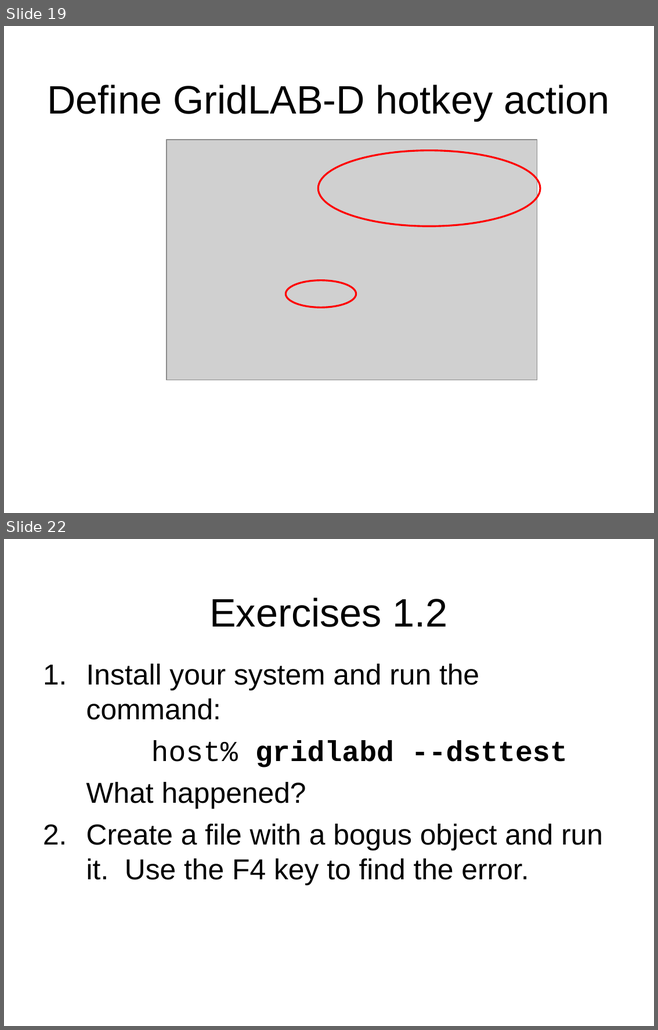
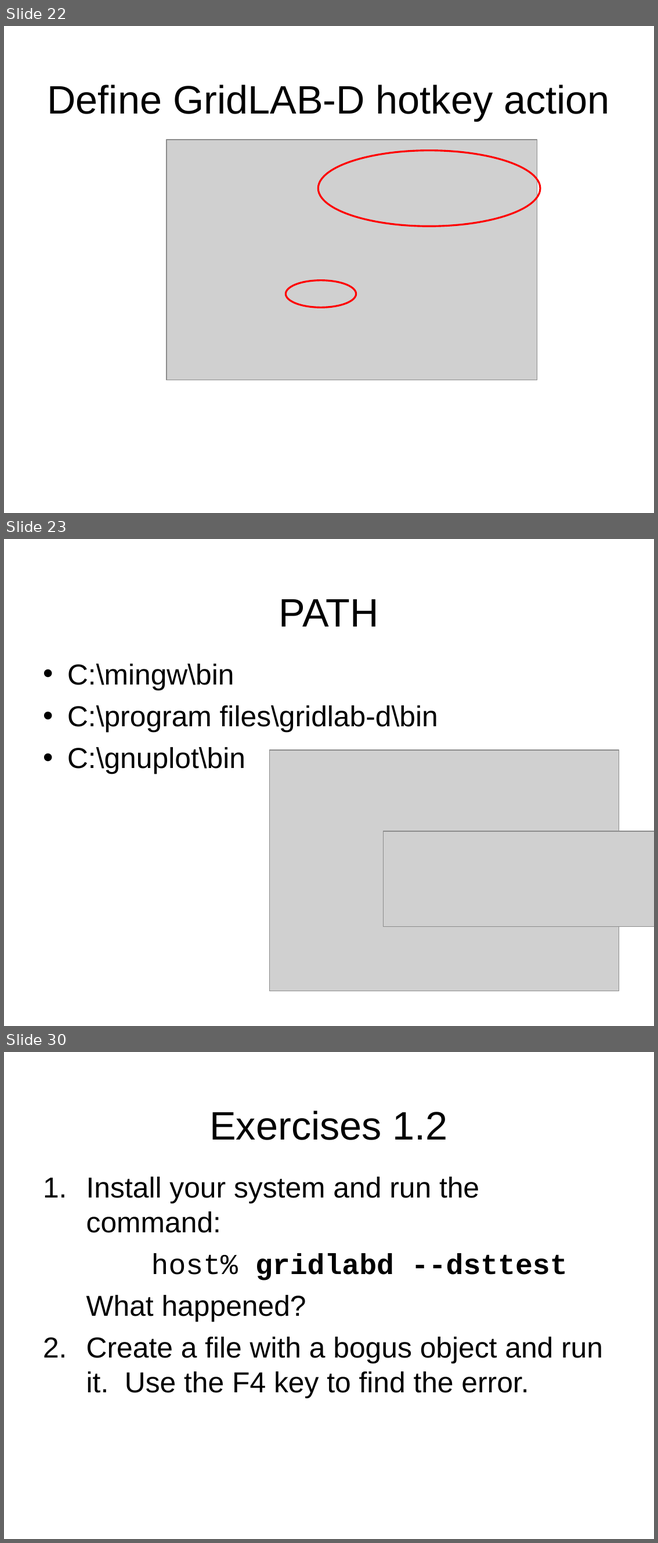
Before and after one commit to gridlab-d/course, a slide deck: 1.2 - Installing GridLAB-D.pps. Shown one above the other, each under a label of ours: slides 19 and 22 before the commit, slides 22, 23 and 30 after it; the slides between them are not shown. The pictures are 658x1030 and 658x1543 pixels, drawn with LibreOffice and Linux fonts; fonts in the diff are those of the drawing; grey boxes stand for pictures; background and template pictures are left out. Boxes give left, top, right and bottom in pixels: in the first picture for what was removed or moved away, otherwise in the second. Text is boxed around its words. In the diff, an @@ line names an element or a change of style, - is before the commit and + after.

```diff
--- a/1.2 - Installing GridLAB-D.pps
+++ b/1.2 - Installing GridLAB-D.pps
@@ slide 23 added at (4, 539, 654, 1026), background picture (left out) @@
@@ title added at (279, 599, 379, 627), 44 pt, text #000000 @@
+PATH
@@ text added at (67, 664, 438, 774), 32 pt, text #000000 @@
+• C:\mingw\bin
+• C:\program files\gridlab-d\bin
+• C:\gnuplot\bin
@@ picture added at (269, 750, 618, 991) @@
@@ picture added at (383, 831, 654, 927) @@
@@ what was slide 19 is now slide 22 @@
@@ what was slide 22 is now slide 30 @@
```
Also in this commit, not shown: 1 slide changed, 8 other slides added, 1 slide removed, 2 other files.
